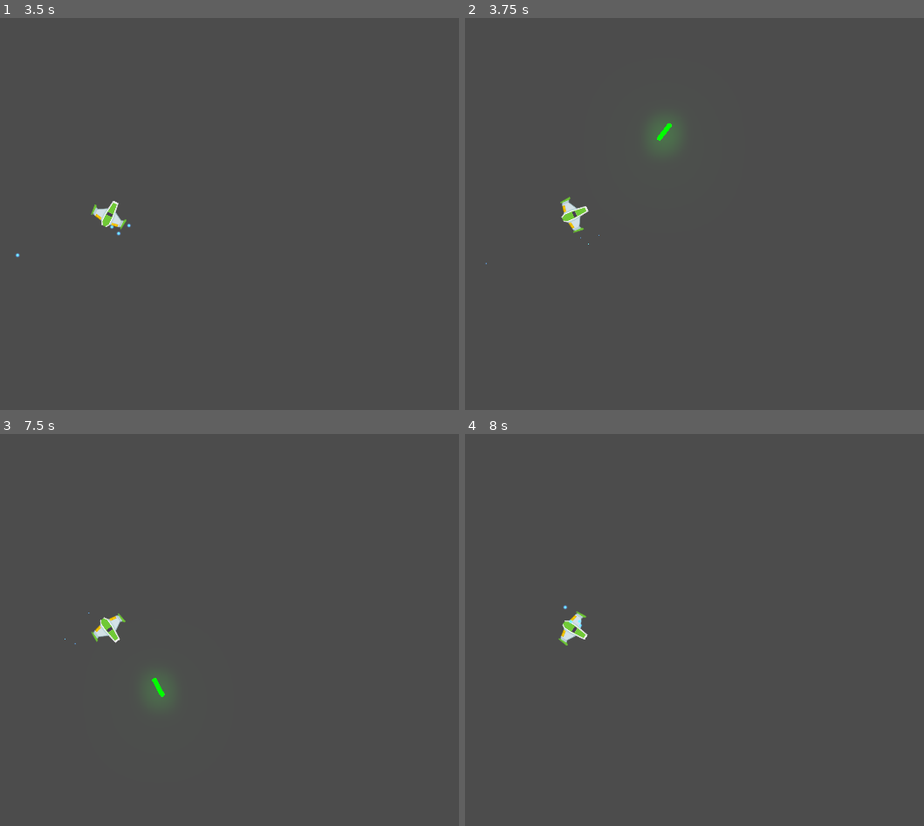
Above: before the commit, frames 1-4 (two rows, left to right).
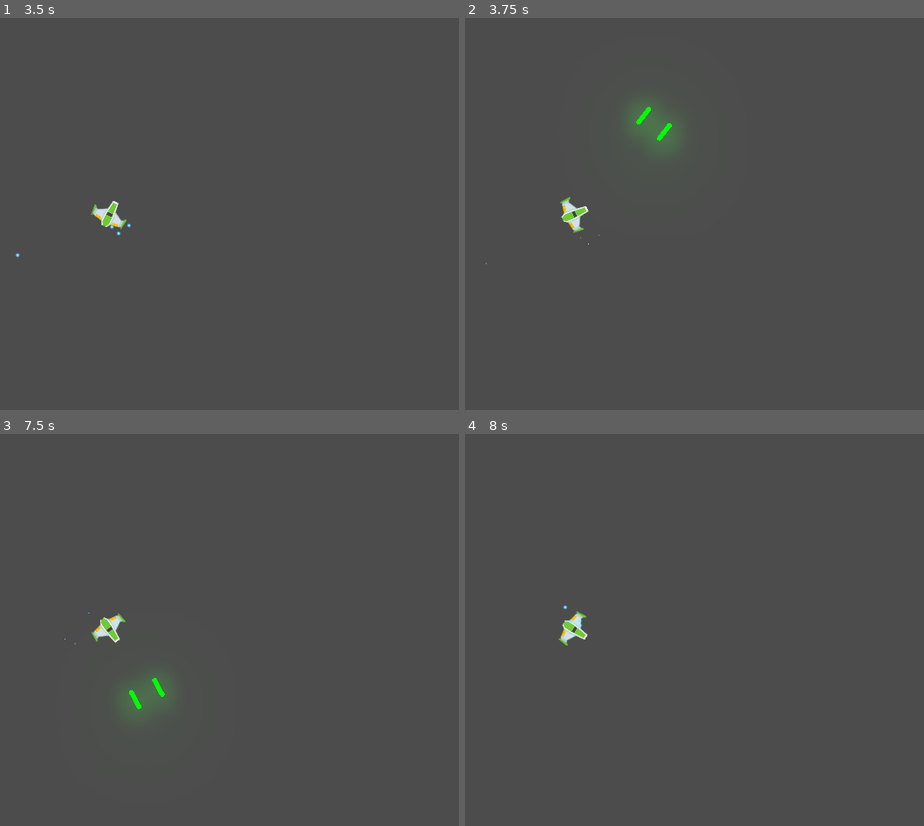
Above: after the commit, the same moments.

Repository: elSaddy9/Pixel_Lab_Etapa_3
Game: Godot game, scene res://Juego/Niveles/NivelTest.tscn
The game is run twice, just before and just after one commit, with the same random seed, the same clock (stepped at 60 frames per second) and the same inputs.
Inputs:
- Up to frame 1 (3.5 s): tap Enter at 0.5 s; hold Up (Adelante) 0.53-1.28 s; tap E (Laser) at 0.6, 1.55, 2.3, 2.85 s; hold Down (Atras) 1.28-2.03 s; tap Left (Antihorario) at 1.35 s; hold Right (Horario) 2.03-2.78 s; hold Up (Adelante) from 2.03 s (still down)
- Up to frame 2 (3.75 s): release Up (Adelante) at 3.53 s; hold Down (Atras) from 3.53 s (still down); hold W (disparo_principal) from 3.53 s (still down)
- Up to frame 3 (7.5 s): tap E (Laser) at 3.8, 4.35, 5.3, 6.05, 6.6 s; release W (disparo_principal) at 4.28 s; hold Left (Antihorario) 5.03-5.78 s; release Down (Atras) at 5.78 s; hold Up (Adelante) from 5.78 s (still down); tap Right (Horario) at 5.85 s; tap W (disparo_principal) at 7.35 s
- Up to frame 4 (8 s): keep holding Up (Adelante); tap E (Laser) at 7.55 s

Frame 1 is identical in both runs. In frame 2, 0.3% of the frame differs, in the area x 36-42%, y 22-29%; in frame 3, 0.1%; in frame 4, nothing differs.
Error after the commit: Invalid call. Nonexistent function 'sonido_on' in base 'AudioStreamPlayer2D (Motor.gd)'. (res://Juego/Naves/Player/Player.gd:37)

Commit message:
un monton de cosas
tengo sueño

Diff:
--- /dev/null
+++ b/Juego/Naves/Player/Estela/Trail2D.gd
@@ -0,0 +1,114 @@
+# Draws a 2D trail using Godot's `Line2D`.
+#
+# Instantiate `Trail2D` as a child of a moving node to use it. To control the color, width curve,
+# texture, or trail width, use parameters from the `Line2D` class.
+tool
+
+class_name Estela
+extends Line2D
+
+export var is_emitting := false setget set_emitting
+
+# Distance in pixels between vertices. A higher resolution leads to more details.
+export var resolution := 5.0
+# Life of each point in seconds before it is deleted.
+export var lifetime := 0.5
+# Maximum number of points allowed on the curve.
+export var max_points := 150 setget set_max_points
+
+# Optional path to the target node to follow. If not set, the instance follows its parent.
+export var target_path: NodePath
+
+var _points_creation_time := []
+var _last_point := Vector2.ZERO
+var _clock := 0.0
+var _offset := 0.0
+
+onready var target: Node2D = get_node_or_null(target_path)
+
+
+func _ready() -> void:
+	if not target:
+		target = get_parent() as Node2D
+
+	if Engine.editor_hint:
+		set_process(false)
+		return
+
+	_offset = position.length()
+	set_as_toplevel(true)
+	clear_points()
+	position = Vector2.ZERO
+	_last_point = to_local(target.global_position) + calculate_offset()
+
+
+func _get_configuration_warning() -> String:
+	var warning := "Missing Target node: assign a Node that extends Node2D in the Target Path or make the Trail a child of a parent that extends Node2D"
+	if target:
+		warning = ""
+	return warning
+
+
+func _process(delta: float) -> void:
+	_clock += delta
+	remove_older()
+
+	if not is_emitting:
+		return
+
+	# Adding new points if necessary.
+	var desired_point := to_local(target.global_position)
+	var distance: float = _last_point.distance_to(desired_point)
+	if distance > resolution:
+		add_timed_point(desired_point, _clock)
+
+
+# Creates a new point and stores its creation time.
+func add_timed_point(point: Vector2, time: float) -> void:
+	add_point(point + calculate_offset())
+	_points_creation_time.append(time)
+	_last_point = point
+	if get_point_count() > max_points:
+		remove_first_point()
+
+
+# Calculates the offset of the trail from its target.
+func calculate_offset() -> Vector2:
+	return - 1.0 * polar2cartesian(1.0, target.rotation).rotated(- PI / 2) * _offset
+
+
+# Removes the first point in the line and the corresponding time.
+func remove_first_point() -> void:
+	if get_point_count() > 1:
+		remove_point(0)
+	_points_creation_time.pop_front()
+
+
+# Remove points older than `lifetime`.
+func remove_older() -> void:
+	for creation_time in _points_creation_time:
+		var delta = _clock - creation_time
+		if delta > lifetime:
+			remove_first_point()
+		# Points in `_points_creation_time` are ordered from oldest to newest so as soon as a point
+		# isn't older than `lifetime`, we know all remaining points should stay as well.
+		else:
+			break
+
+
+func set_emitting(emitting: bool) -> void:
+	is_emitting = emitting
+	if Engine.editor_hint:
+		return
+
+	if not is_inside_tree():
+		yield(self, "ready")
+
+	if is_emitting:
+		clear_points()
+		_points_creation_time.clear()
+		_last_point = to_local(target.global_position) + calculate_offset()
+
+##Setter and Getter
+func set_max_points(valor:int)->void:
+	max_points = valor
--- /dev/null
+++ b/Juego/Naves/Player/Estela/Trail2D.tscn
@@ -0,0 +1,19 @@
+[gd_scene load_steps=4 format=2]
+
+[ext_resource path="res://Juego/Naves/Player/Estela/Trail2D.gd" type="Script" id=1]
+
+[sub_resource type="Curve" id=1]
+_data = [ Vector2( 0, 0 ), 0.0, 1.0, 0, 1, Vector2( 1, 1 ), 1.0, 0.0, 1, 0 ]
+
+[sub_resource type="Gradient" id=2]
+colors = PoolColorArray( 0.294118, 0.356863, 0.670588, 0, 0.294118, 0.356863, 0.670588, 1 )
+
+[node name="Trail2D" type="Line2D"]
+modulate = Color( 0, 0.996078, 0.0196078, 1 )
+points = PoolVector2Array( 0, 0, 32, 0 )
+width_curve = SubResource( 1 )
+default_color = Color( 0.0156863, 1, 0.0313726, 1 )
+gradient = SubResource( 2 )
+joint_mode = 2
+script = ExtResource( 1 )
+lifetime = 0.6
--- /dev/null
+++ b/Juego/Naves/Player/Motor.gd
@@ -0,0 +1,2 @@
+class_name Motor
+extends AudioStreamPlayer2D
--- /dev/null
+++ b/Juego/Naves/Player/Motor.tscn
@@ -0,0 +1,11 @@
+[gd_scene load_steps=3 format=2]
+
+[ext_resource path="res://Juego/Naves/Player/Motor.ogg" type="AudioStream" id=1]
+[ext_resource path="res://Juego/Naves/Player/Motor.gd" type="Script" id=2]
+
+[node name="Motor" type="AudioStreamPlayer2D"]
+stream = ExtResource( 1 )
+bus = "Disparo"
+script = ExtResource( 2 )
+
+[node name="Tween" type="Tween" parent="."]
--- a/Juego/Naves/Player/Player.gd
+++ b/Juego/Naves/Player/Player.gd
@@ -5,10 +5,13 @@
 ##Atributos export
 export var potencia_motor:int = 20
 export var potencia_rotacion:int = 100
+export var estela_maxima:int = 150
 
 ##Atributos onready
 onready var canion:Canion = $Canion
 onready var laser:RayoLaser = $LaserBeam2D
+onready var estela:Estela = $EstelaPocision/Trail2D
+onready var motor_sfx:Motor = $Motor
 
 ##Atributos
 var empuje:Vector2 = Vector2.ZERO
@@ -22,11 +25,21 @@
 
 ##Metodos
 func _unhandled_input(event: InputEvent) -> void:
-	if Input.is_action_just_pressed("Laser"):
+	if 	Input.is_action_just_pressed("Laser"):
 		laser.set_is_casting(true)
 
 	if Input.is_action_just_released("Laser"):
 		laser.set_is_casting(false)
+
+	#Control estela	y sonido de motor
+	if event.is_action_pressed("Adelante"):
+		estela.set_max_points(estela_maxima)
+		motor_sfx.sonido_on()
+	elif event.is_action_pressed("Atras"):
+		estela.set_max_points(0)
+		motor_sfx.sonido_on()
+	if (event.is_action_released("Adelante") or event.is_action_released("Atras")):
+		motor_sfx.sonido_off()
 
 func _integrate_forces(_state: Physics2DDirectBodyState) -> void:
 	apply_central_impulse(empuje.rotated(rotation))
--- a/Juego/Naves/Player/Player.tscn
+++ b/Juego/Naves/Player/Player.tscn
@@ -1,9 +1,12 @@
-[gd_scene load_steps=7 format=2]
+[gd_scene load_steps=10 format=2]
 
 [ext_resource path="res://Juego/Naves/Player/player_green.png" type="Texture" id=1]
 [ext_resource path="res://Juego/Naves/Player/Player.gd" type="Script" id=2]
 [ext_resource path="res://Juego/Proyectiles/Canion.tscn" type="PackedScene" id=3]
 [ext_resource path="res://Juego/Proyectiles/Laser/LaserBeam2D.tscn" type="PackedScene" id=4]
+[ext_resource path="res://Juego/Proyectiles/Proyectil_player.tscn" type="PackedScene" id=5]
+[ext_resource path="res://Juego/Naves/Player/Estela/Trail2D.tscn" type="PackedScene" id=6]
+[ext_resource path="res://Juego/Naves/Player/Motor.tscn" type="PackedScene" id=7]
 
 [sub_resource type="PhysicsMaterial" id=2]
 friction = 0.0
@@ -21,6 +24,15 @@
 linear_damp = 4.0
 script = ExtResource( 2 )
 
+[node name="EstelaPocision" type="Position2D" parent="."]
+position = Vector2( -24, 0 )
+
+[node name="Trail2D" parent="EstelaPocision" instance=ExtResource( 6 )]
+position = Vector2( -23, 0 )
+scale = Vector2( 2.21538, 6.5 )
+points = PoolVector2Array( 0, 0, 19.1673, 0, 32, 0 )
+target_path = NodePath("..")
+
 [node name="Sprite" type="Sprite" parent="."]
 rotation = 1.5708
 texture = ExtResource( 1 )
@@ -29,6 +41,7 @@
 shape = SubResource( 1 )
 
 [node name="Canion" parent="." instance=ExtResource( 3 )]
+proyectil = ExtResource( 5 )
 
 [node name="PuntoDerecho" parent="Canion" index="0"]
 position = Vector2( 45, -36 )
@@ -43,4 +56,6 @@
 position = Vector2( 42, 0 )
 cast_to = Vector2( 58, 1 )
 
+[node name="Motor" parent="." instance=ExtResource( 7 )]
+
 [editable path="Canion"]
--- a/project.godot
+++ b/project.godot
@@ -13,6 +13,16 @@
 "class": "Canion",
 "language": "GDScript",
 "path": "res://Juego/Proyectiles/Canion.gd"
+}, {
+"base": "Line2D",
+"class": "Estela",
+"language": "GDScript",
+"path": "res://Juego/Naves/Player/Estela/Trail2D.gd"
+}, {
+"base": "AudioStreamPlayer2D",
+"class": "Motor",
+"language": "GDScript",
+"path": "res://Juego/Naves/Player/Motor.gd"
 }, {
 "base": "Node2D",
 "class": "Nivel",
@@ -36,6 +46,8 @@
 } ]
 _global_script_class_icons={
 "Canion": "",
+"Estela": "",
+"Motor": "",
 "Nivel": "",
 "Player": "",
 "Proyectil": "",
Not shown, added: Juego/Naves/Player/Motor.ogg.import
Not shown, added: Juego/Naves/Player/Motor.ogg
